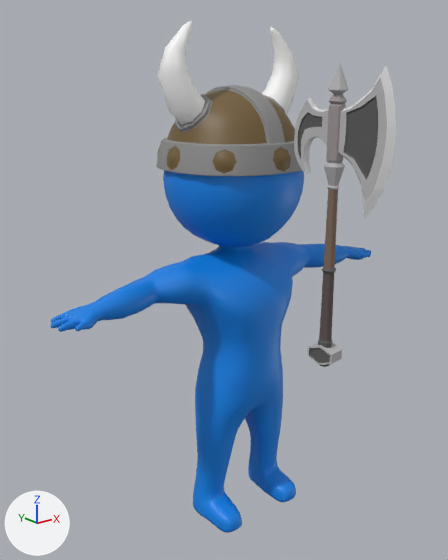
A saved change to the FBX model Assets/Models/Units/Level2Unit/Level2_Stickman_Hit.fbx.
Rendered twice from a 50 mm camera at (-0.233, -0.279, 0.268) aimed at (-0.024, -0.017, 0.163). Arrows for +X, +Y and +Z are at lower left; the lights stay in place. Where no turn or scale is listed for an object, it has been applied to the vertices.

In view in the first picture: 'Axe 01', 'Viking_Helmet_05'.
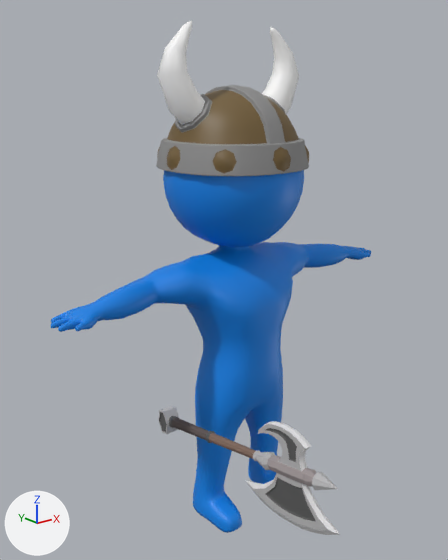
Boxes (x1, y1, x2, y2) around the edits, measured in the pictures (448 x 560 px):
'Axe 01', moved, turned
    before: (294, 62, 396, 367)
    after: (158, 406, 340, 535)

What the commit changed:
Object 'Axe 01' (ob_axe_01) moves from (-0.0156, -0.0917, 0.2061) to (-0.0474, -0.0581, 0.0807).
Object 'Axe 01' (ob_axe_01) turns from (0, 0, 97) to (0, -79, 90) degrees about x, y and z.
